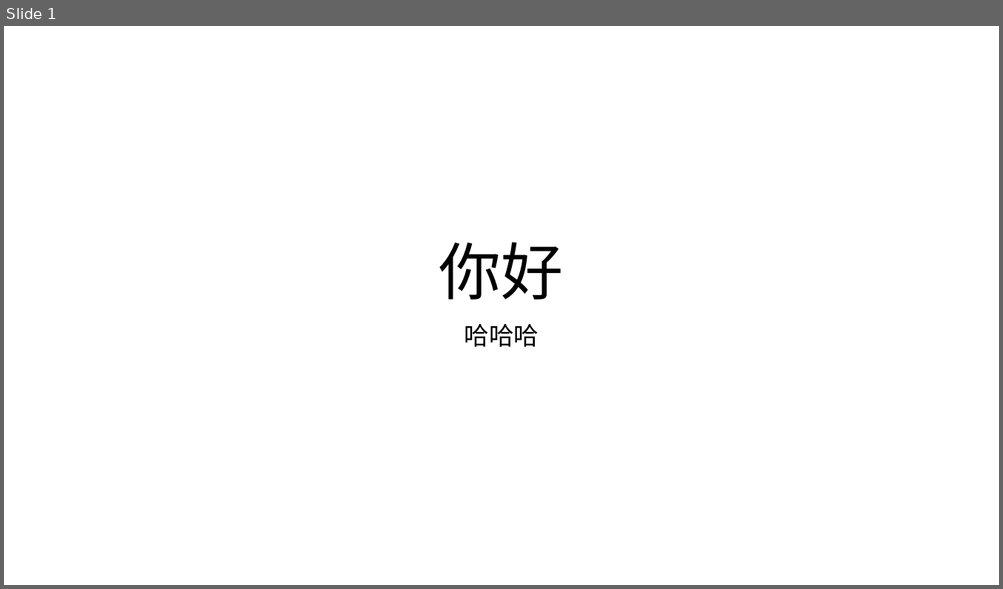
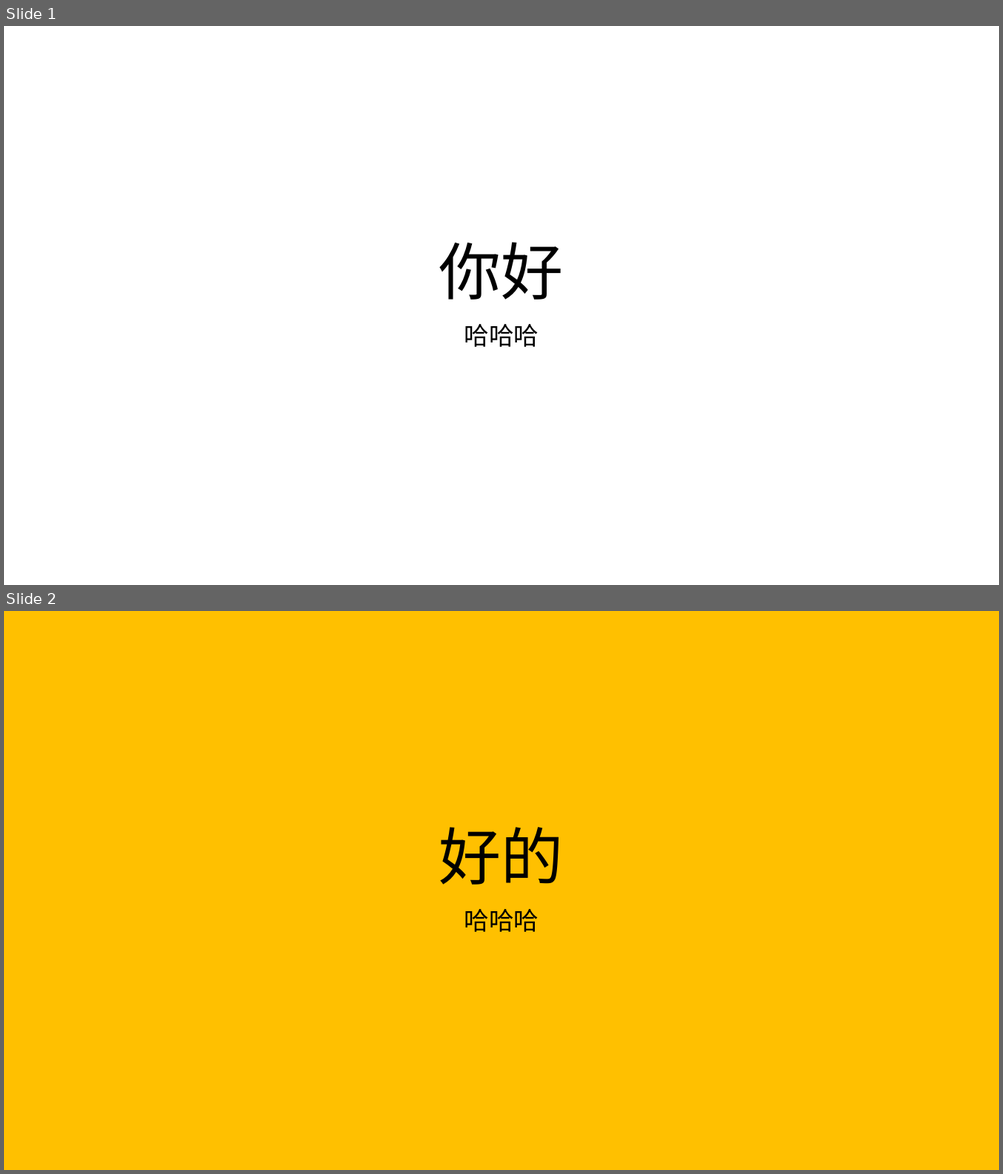
Before and after one commit to ZhangDengfengGit/PPT, a slide deck: 演示文稿1.pptx. Shown one above the other, each under a label of ours: slide 1 before the commit, slides 1 and 2 after it. The pictures are 1003x589 and 1003x1174 pixels, drawn with LibreOffice and Linux fonts; fonts in the diff are those of the drawing. Boxes give left, top, right and bottom in pixels: in the first picture for what was removed or moved away, otherwise in the second. Text is boxed around its words. In the diff, an @@ line names an element or a change of style, - is before the commit and + after.

```diff
--- a/演示文稿1.pptx
+++ b/演示文稿1.pptx
@@ slide 2 added at (4,611,999,1170), background #FFC000 @@
@@ title added at (439,827,563,885), 60 pt, text #000000 @@
+好的
@@ subtitle added at (464,909,539,932), 24 pt, text #000000 @@
+哈哈哈
```
Also in this commit, not shown: 3 other slides added.
